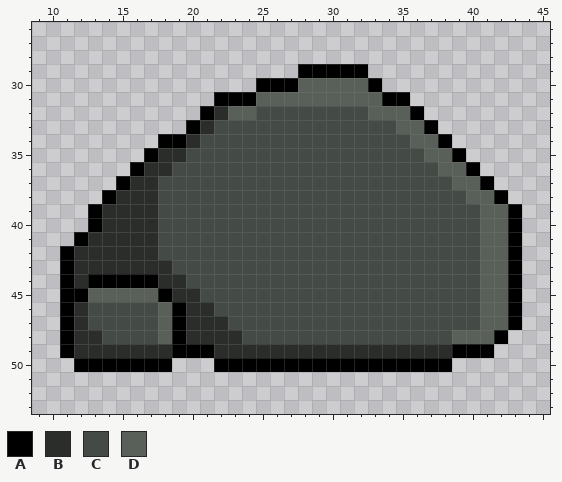
One commit to this pixel-art file: Assets/Minigames/DinoRun/Stone1.aseprite. Above: the version before the commit.
64x64 pixels, 1 frame. Shown: x 9..45, y 26..53.
Palette (. is transparent): A #000000  B #2a2d2a  C #444a45  D #59605a
Pixels before, first column x 11:
29 .................AAAAA...........
30 ..............AAADDDDDA..........
31 ...........AAADDDDDDDDDAA........
32 ..........ABDDCCCCCCCCDDDA.......
33 .........ABCCCCCCCCCCCCCDDA......
34 .......AABCCCCCCCCCCCCCCCDDA.....
35 ......ABBCCCCCCCCCCCCCCCCCDDA....
36 .....ABBCCCCCCCCCCCCCCCCCCCDDA...
37 ....ABBCCCCCCCCCCCCCCCCCCCCCDDA..
38 ...ABBBCCCCCCCCCCCCCCCCCCCCCCDDA.
39 ..ABBBBCCCCCCCCCCCCCCCCCCCCCCCDDA
40 ..ABBBBCCCCCCCCCCCCCCCCCCCCCCCDDA
41 .ABBBBBCCCCCCCCCCCCCCCCCCCCCCCDDA
42 ABBBBBBCCCCCCCCCCCCCCCCCCCCCCCDDA
43 ABBBBBBBCCCCCCCCCCCCCCCCCCCCCCDDA
44 ABAAAAABBCCCCCCCCCCCCCCCCCCCCCDDA
45 AADDDDDABBCCCCCCCCCCCCCCCCCCCCDDA
46 ABCCCCCDABBCCCCCCCCCCCCCCCCCCCDDA
47 ABCCCCCDABBBCCCCCCCCCCCCCCCCCCDDA
48 ABBCCCCDABBBBCCCCCCCCCCCCCCCDDDA.
49 ABBBBBBBAAABBBBBBBBBBBBBBBBBAAA..
50 .AAAAAAA...AAAAAAAAAAAAAAAAA.....
After:
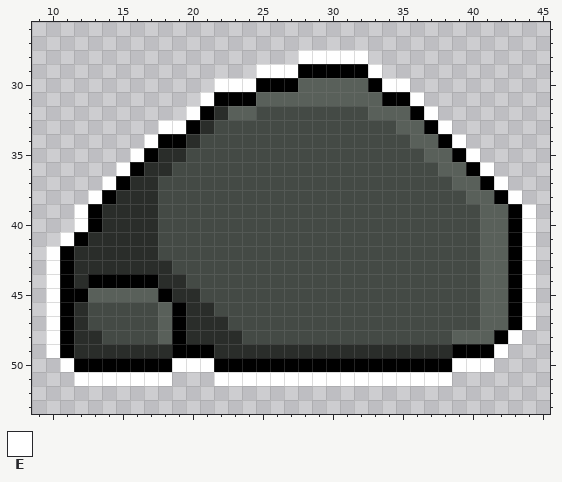
Colours new in this view: E #ffffff
Difference:
y 28: x 28..32 ..... -> EEEEE
y 29: x 25..27 ... -> EEE; x 33 . -> E
y 30: x 22..24 ... -> EEE; x 34..35 .. -> EE
y 31: x 21 . -> E; x 36 . -> E
y 32: x 20 . -> E; x 37 . -> E
y 33: x 18..19 .. -> EE; x 38 . -> E
y 34: x 17 . -> E; x 39 . -> E
y 35: x 16 . -> E; x 40 . -> E
y 36: x 15 . -> E; x 41 . -> E
y 37: x 14 . -> E; x 42 . -> E
y 38: x 13 . -> E; x 43 . -> E
y 39..40: x 12 . -> E; x 44 . -> E
y 41: x 11 . -> E; x 44 . -> E
y 42..47: x 10 . -> E; x 44 . -> E
y 48: x 10 . -> E; x 43 . -> E
y 49: x 10 . -> E; x 42 . -> E
y 50: x 11 . -> E; x 19..21 ... -> EEE; x 39..41 ... -> EEE
y 51: x 12..18 ....... -> EEEEEEE; x 22..38 ................. -> EEEEEEEEEEEEEEEEE
Pixel boxes of the changes (left, top, right, bottom) in both pictures:
added: (46, 50, 536, 386)
